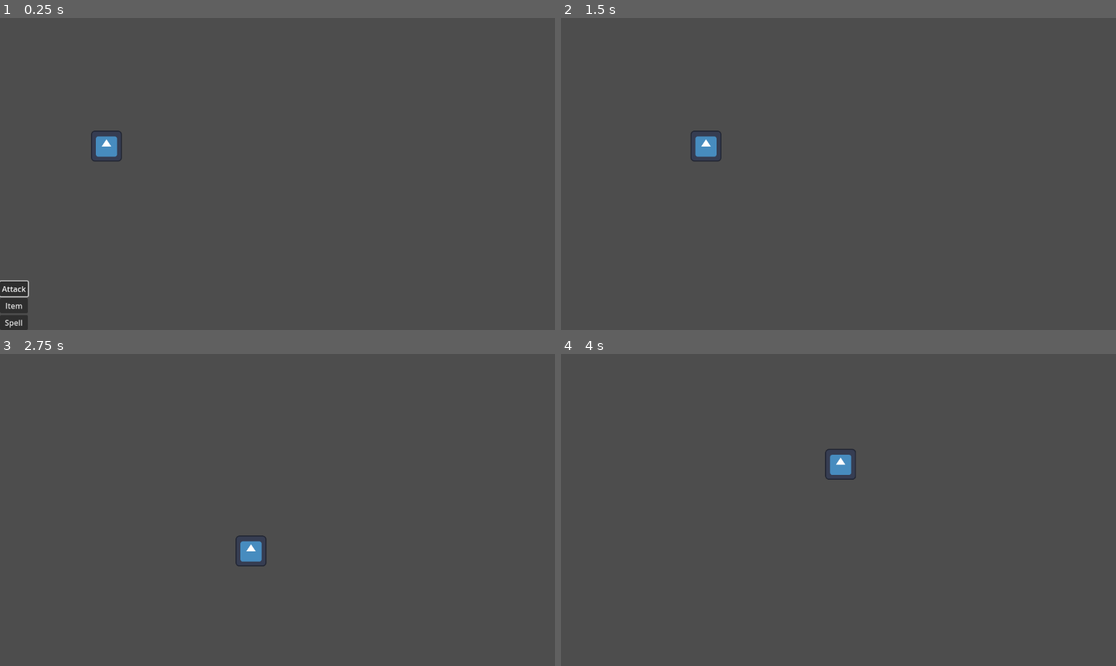
Above: before the commit, frames 1-4 (two rows, left to right).
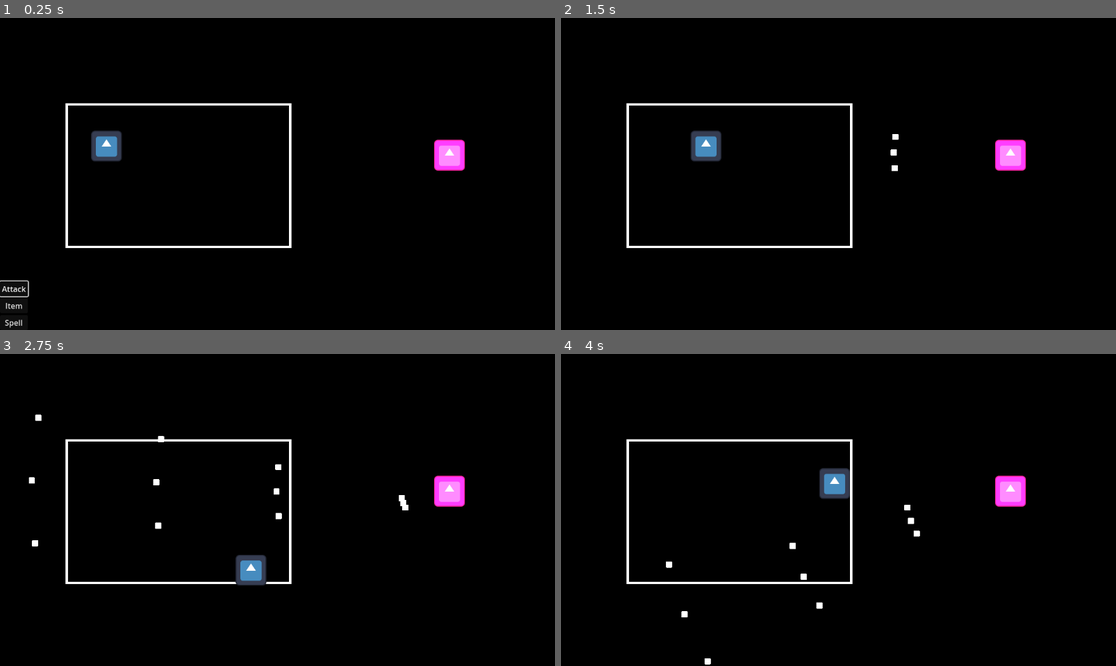
Above: after the commit, the same moments.

Repository: kriegueur/shovel_jam
Game: Godot game, scene res://scenes/battle_scene.tscn
Two runs of this game, one before a commit and one after it. Both use one fixed random seed, a clock stepped at 60 frames per second and the inputs below. Before the commit the project starts from res://battle_scene.tscn. The engine's default icon, where the game draws it, is replaced by a stand-in: a white triangle on a blue panel in a dark square.
Inputs:
- Up to frame 1 (0.25 s): no input
- Up to frame 2 (1.5 s): click "Attack" at 0.5 s; tap Enter at 1.25 s; hold D (right) from 1.28 s (still down)
- Up to frame 3 (2.75 s): release D (right) at 2.03 s; hold S (down) from 2.03 s (still down)
- Up to frame 4 (4 s): release S (down) at 2.78 s; hold D (right) 2.78-3.53 s; hold W (up) from 3.53 s (still down)

The runs differ from the first frame. In frame 1, 99% of the frame differs, in the area x 0-100%, y 0-100%; in frame 2, 99%; in frame 3, 100%; in frame 4, 100%.

Commit message:
enemy shots (bug: not deleting final shots)

Diff:
--- /dev/null
+++ b/projectile.gd
@@ -0,0 +1,19 @@
+extends Node2D
+
+class_name projectile
+
+@export var SPEED = 500
+
+var startPos : Vector2
+var startRot : float
+var dir : Vector2 = Vector2.LEFT
+
+# Called when the node enters the scene tree for the first time.
+func _ready() -> void:
+	global_position = startPos
+	global_rotation = startRot
+
+
+# Called every frame. 'delta' is the elapsed time since the previous frame.
+func _process(delta: float) -> void:
+	global_translate(dir * SPEED * delta)
--- a/battle_scene.tscn
+++ b/scenes/battle_scene.tscn
@@ -1,25 +1,27 @@
-[gd_scene load_steps=7 format=3 uid="uid://csu8nc0640f4u"]
+[gd_scene load_steps=9 format=3 uid="uid://csu8nc0640f4u"]
 
-[ext_resource type="PackedScene" uid="uid://cw7ls5qlpy6og" path="res://player.tscn" id="1_fw8re"]
-[ext_resource type="Script" uid="uid://dbmhajqs308a8" path="res://battle_scene.gd" id="1_r5l0u"]
+[ext_resource type="Script" uid="uid://dbmhajqs308a8" path="res://scripts/battle_scene.gd" id="1_8qdv8"]
+[ext_resource type="PackedScene" uid="uid://cw7ls5qlpy6og" path="res://scenes/player.tscn" id="2_pxwbd"]
+[ext_resource type="PackedScene" uid="uid://cfly61tgix7ah" path="res://scenes/ennemy.tscn" id="3_1i8jf"]
+[ext_resource type="Texture2D" uid="uid://bdaya6ok561ot" path="res://temporary_background.png" id="4_svpld"]
 
 [sub_resource type="WorldBoundaryShape2D" id="WorldBoundaryShape2D_fw8re"]
 normal = Vector2(0, 1)
-distance = 104.17
+distance = 180.0
 
 [sub_resource type="WorldBoundaryShape2D" id="WorldBoundaryShape2D_r5l0u"]
 normal = Vector2(1, 0)
-distance = 95.7
+distance = 133.98
 
 [sub_resource type="WorldBoundaryShape2D" id="WorldBoundaryShape2D_5g7vw"]
-distance = -440.22
+distance = -480.0
 
 [sub_resource type="WorldBoundaryShape2D" id="WorldBoundaryShape2D_5joda"]
 normal = Vector2(-1, 0)
-distance = -612.49
+distance = -600.0
 
 [node name="BattleScene" type="Node2D"]
-script = ExtResource("1_r5l0u")
+script = ExtResource("1_8qdv8")
 
 [node name="UI" type="CanvasLayer" parent="."]
 
@@ -50,8 +52,11 @@
 focus_neighbor_bottom = NodePath("../Attack")
 text = "Spell"
 
-[node name="Player" parent="." instance=ExtResource("1_fw8re")]
+[node name="Player" parent="." instance=ExtResource("2_pxwbd")]
 position = Vector2(221, 266)
+
+[node name="Ennemy" parent="." instance=ExtResource("3_1i8jf")]
+position = Vector2(933, 285)
 
 [node name="WorldBorders" type="StaticBody2D" parent="."]
 
@@ -66,3 +71,13 @@
 
 [node name="RightLimit" type="CollisionShape2D" parent="WorldBorders"]
 shape = SubResource("WorldBoundaryShape2D_5joda")
+
+[node name="TextureRect" type="TextureRect" parent="."]
+z_index = -10
+offset_right = 40.0
+offset_bottom = 40.0
+texture = ExtResource("4_svpld")
+
+[node name="Timer" type="Timer" parent="."]
+wait_time = 5.0
+one_shot = true
--- /dev/null
+++ b/scenes/ennemy.gd
@@ -0,0 +1,42 @@
+extends Node2D
+
+enum EnemyState {
+	WAIT,
+	SHOOT,
+}
+
+@onready var projectile = load("res://scenes/projectile.tscn")
+
+@onready var SHOT_DIRS = [Vector2.LEFT, Vector2.LEFT.rotated(PI/20), Vector2.LEFT.rotated(-PI/20)]
+var current_shot = 0
+
+func _ready() -> void:
+	var player = get_tree().get_first_node_in_group("player")
+	$Timer.connect("timeout", func():
+		if $Timer.is_stopped():
+			return
+		print("shoot")
+		var dir_to_player : Vector2 = (global_position - player.global_position)
+		for i in range(3):
+			var proj = projectile.instantiate()
+			proj.startPos = $shooting_point.global_position
+			proj.dir = SHOT_DIRS[current_shot].rotated(dir_to_player.angle())
+			current_shot = (current_shot+1)%len(SHOT_DIRS)
+			add_child.call_deferred(proj)
+	)
+
+
+# Called every frame. 'delta' is the elapsed time since the previous frame.
+func _process(delta: float) -> void:
+	pass
+
+func start_shooting():
+	$Timer.start()
+
+func stop_shooting():
+	print($Timer.time_left)
+	$Timer.stop()
+	var children = get_children()
+	for child in children:
+		if child is projectile:
+			child.queue_free()
--- /dev/null
+++ b/scenes/ennemy.tscn
@@ -0,0 +1,18 @@
+[gd_scene load_steps=3 format=3 uid="uid://cfly61tgix7ah"]
+
+[ext_resource type="Texture2D" uid="uid://ct4vbwak8qdtb" path="res://icon.svg" id="1_12j10"]
+[ext_resource type="Script" uid="uid://b6bp1v5itam7v" path="res://scenes/ennemy.gd" id="1_614tr"]
+
+[node name="Ennemy" type="Node2D"]
+scale = Vector2(0.5, 0.5)
+script = ExtResource("1_614tr")
+
+[node name="Sprite2D" type="Sprite2D" parent="."]
+modulate = Color(29.834, 1, 3.315, 1)
+texture = ExtResource("1_12j10")
+
+[node name="shooting_point" type="Node2D" parent="."]
+position = Vector2(-68, 0)
+
+[node name="Timer" type="Timer" parent="."]
+wait_time = 0.51
--- a/player.tscn
+++ b/scenes/player.tscn
@@ -1,12 +1,12 @@
 [gd_scene load_steps=4 format=3 uid="uid://cw7ls5qlpy6og"]
 
 [ext_resource type="Texture2D" uid="uid://ct4vbwak8qdtb" path="res://icon.svg" id="1_4flbx"]
-[ext_resource type="Script" uid="uid://c2j5rrh1je0uj" path="res://player.gd" id="1_onrkg"]
+[ext_resource type="Script" uid="uid://c2j5rrh1je0uj" path="res://scripts/player.gd" id="1_onrkg"]
 
 [sub_resource type="RectangleShape2D" id="RectangleShape2D_4flbx"]
 size = Vector2(64, 62)
 
-[node name="Player" type="CharacterBody2D"]
+[node name="Player" type="CharacterBody2D" groups=["player"]]
 script = ExtResource("1_onrkg")
 
 [node name="Sprite2D" type="Sprite2D" parent="."]
--- /dev/null
+++ b/scenes/projectile.tscn
@@ -0,0 +1,19 @@
+[gd_scene load_steps=4 format=3 uid="uid://c3emetuichy0l"]
+
+[ext_resource type="Texture2D" uid="uid://ct4vbwak8qdtb" path="res://icon.svg" id="1_a85iw"]
+[ext_resource type="Script" uid="uid://ckphqwxgw8tp2" path="res://projectile.gd" id="1_qxf0c"]
+
+[sub_resource type="RectangleShape2D" id="RectangleShape2D_a85iw"]
+
+[node name="Projectile" type="Node2D"]
+script = ExtResource("1_qxf0c")
+
+[node name="Area2D" type="Area2D" parent="."]
+
+[node name="CollisionShape2D" type="CollisionShape2D" parent="Area2D"]
+shape = SubResource("RectangleShape2D_a85iw")
+
+[node name="Sprite2D" type="Sprite2D" parent="."]
+self_modulate = Color(100, 29.282, 69.613, 1)
+scale = Vector2(0.2, 0.2)
+texture = ExtResource("1_a85iw")
--- a/battle_scene.gd
+++ b/scripts/battle_scene.gd
@@ -1,19 +1,19 @@
 extends Node2D
-
-enum GameStates {
-	CHOICE,
-	PLAYERATTACK,
-	ENEMYATTACK,
-}
-
-var state : GameStates = GameStates.CHOICE
 
 # Called when the node enters the scene tree for the first time.
 func _ready() -> void:
 	$UI/PlayerActionsContainer/Attack.grab_focus()
 	$UI/PlayerActionsContainer/Attack.connect("pressed",func ():
+		$Timer.start()
 		$Player.start_moving()
+		$Ennemy.start_shooting()
 		$UI.hide()
+	)
+	$Timer.connect("timeout", func():
+		$Ennemy.stop_shooting()
+		$UI.show()
+		$UI/PlayerActionsContainer/Attack.grab_focus()
+		$Player.stop_moving()
 	)
 
 
--- a/player.gd
+++ b/scripts/player.gd
@@ -27,3 +27,6 @@
 
 func start_moving():
 	state = PlayerState.MOVE
+
+func stop_moving():
+	state = PlayerState.WAIT
Not shown, added: projectile.gd.uid
Not shown, added: scenes/ennemy.gd.uid
Renamed: battle_scene.gd.uid -> scripts/battle_scene.gd.uid
Renamed: player.gd.uid -> scripts/player.gd.uid
Binary file added: temporary_background.png
Not shown, added: temporary_background.png.import
